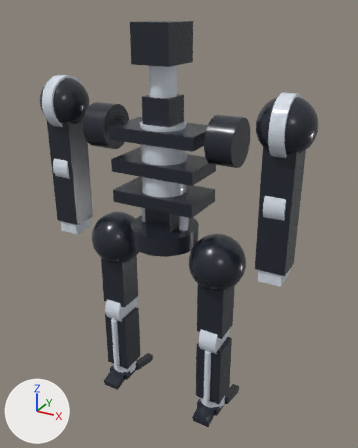
The glTF model assets/models/innerframe_run_cycle.glb as it was, and as the next commit left it.
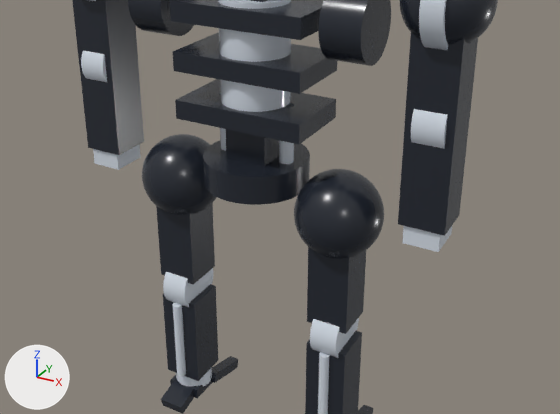
Old and new are each drawn whole from a camera (50 mm lens) standing at (1.5, -2.54, 2.78) and looking at (0.06, 0.08, 1.47) and again close up on the part from 0% to 100% of the width and 28% to 87% of the height. Arrows for +X, +Y and +Z are at lower left; the lights stay in place. The last two pictures show the newer version. Vertices at exactly the same position are counted once.

The first close-up shows 'arm_l_elbow_disc', 'arm_l_forearm_frame', 'arm_l_hand_block', 'arm_l_upper_arm', 'arm_r_elbow_disc', 'arm_r_forearm_frame', 'arm_r_hand_block', 'arm_r_upper_arm', 'body_rib_low', 'body_rib_mid', 'body_rib_top', 'body_socket_r', 'body_waist', 'leg_l_hip_joint', 'leg_r_hip_joint', 'leg_r_thigh_frame' and 19 more.
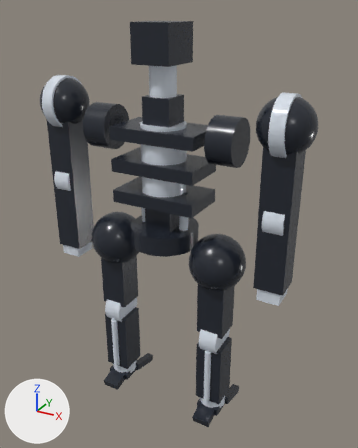
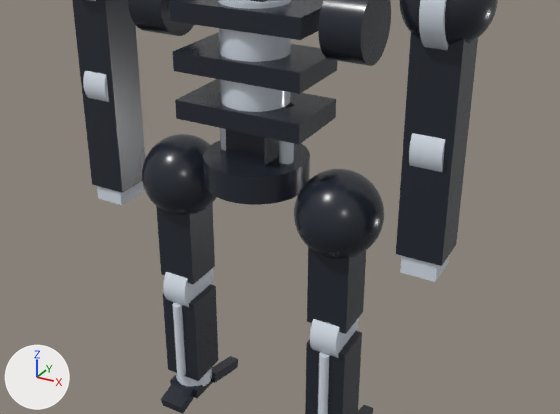
The change, as a list of edits to the scene's bpy script:
```text
Change me_mesh_16:
    used by ob_arm_l_elbow_disc; location = (0.0, 0.0, 0.0)
    remove me_mesh_16.from_pydata(...)  # 386 vertices, 768 faces; spans x -0.81..-0.69, y -0.11..0.11, z 1.66..1.88
    add me_mesh_16.from_pydata(...)  # 386 vertices, 768 faces; spans x -0.81..-0.69, y -0.11..0.11, z 1.57..1.79
    me_mesh_16 part 1: the whole mesh is moved by (0.0, 0.0, -0.09)
Change me_mesh_17:
    used by ob_arm_l_forearm_frame; location = (0.0, 0.0, 0.0)
    remove me_mesh_17.from_pydata(...)  # 8 vertices, 12 faces; spans x -0.84..-0.66, y -0.09..0.09, z 1.37..1.82
    add me_mesh_17.from_pydata(...)  # 8 vertices, 12 faces; spans x -0.84..-0.66, y -0.09..0.09, z 1.183..1.742
    me_mesh_17 part 2: the whole mesh is scaled about its middle by (1, 1, 1.24), then moved by (0.0, 0.0, -0.133)
Change me_mesh_18:
    used by ob_arm_l_hand_block; location = (0.0, 0.0, 0.0)
    remove me_mesh_18.from_pydata(...)  # 8 vertices, 12 faces; spans x -0.82..-0.68, y -0.08..0.08, z 1.29..1.43
    add me_mesh_18.from_pydata(...)  # 8 vertices, 12 faces; spans x -0.82..-0.68, y -0.08..0.08, z 1.11..1.25
    me_mesh_18 part 3: the whole mesh is moved by (0.0, 0.0, -0.18)
Change me_mesh_22:
    used by ob_arm_r_elbow_disc; location = (0.0, 0.0, 0.0)
    remove me_mesh_22.from_pydata(...)  # 386 vertices, 768 faces; spans x 0.69..0.81, y -0.11..0.11, z 1.66..1.88
    add me_mesh_22.from_pydata(...)  # 386 vertices, 768 faces; spans x 0.69..0.81, y -0.11..0.11, z 1.57..1.79
    me_mesh_22 part 4: the whole mesh is moved by (0.0, 0.0, -0.09)
Change me_mesh_23:
    used by ob_arm_r_forearm_frame; location = (0.0, 0.0, 0.0)
    before: 0 (0.66, -0.09, 1.82) at pixel (405, 110), 1 (0.84, 0.09, 1.82) at pixel (471, 103), 2 (0.84, -0.09, 1.82) at pixel (455, 119), 3 (0.66, 0.09, 1.82), 4 (0.66, -0.09, 1.37) at pixel (397, 224)
    before: 5 (0.84, 0.09, 1.37) at pixel (459, 215), 6 (0.84, -0.09, 1.37) at pixel (444, 235), 7 (0.66, 0.09, 1.37)
    remove me_mesh_23.from_pydata(...)  # 8 vertices, 12 faces; spans x 0.66..0.84, y -0.09..0.09, z 1.37..1.82
    add me_mesh_23.from_pydata(...)  # 8 vertices, 12 faces; spans x 0.66..0.84, y -0.09..0.09, z 1.242..1.735
    me_mesh_23 part 5
    add for i in [*range(4, 8)]: me_mesh_23.vertices[i].co += Vector((0.0, 0.0, -0.128))
    add for i in [*range(0, 4)]: me_mesh_23.vertices[i].co += Vector((0.0, 0.0, -0.085))
Change me_mesh_24:
    used by ob_arm_r_hand_block; location = (0.0, 0.0, 0.0)
    remove me_mesh_24.from_pydata(...)  # 8 vertices, 12 faces; spans x 0.68..0.82, y -0.08..0.08, z 1.29..1.43
    add me_mesh_24.from_pydata(...)  # 8 vertices, 12 faces; spans x 0.68..0.82, y -0.08..0.08, z 1.16..1.3
    me_mesh_24 part 6: the whole mesh is moved by (0.0, 0.0, -0.13)
```

Location of each change, [x1, y1, x2, y2] in pixels of the close-ups (560 x 414 px):
'arm_r_forearm_frame', reshaped
    before: [398, 117, 470, 236]
    after: [396, 141, 467, 266]
'arm_l_forearm_frame', moved, rescaled (20% taller)
    before: [79, 59, 144, 155]
    after: [81, 78, 145, 193]
'arm_r_elbow_disc', moved
    before: [411, 109, 448, 149]
    after: [409, 133, 445, 172]
'arm_r_hand_block', moved
    before: [402, 226, 452, 252]
    after: [400, 256, 449, 282]
'arm_l_hand_block', moved
    before: [93, 144, 141, 170]
    after: [97, 181, 143, 205]
'arm_l_elbow_disc', moved
    before: [81, 51, 107, 82]
    after: [83, 71, 109, 102]
